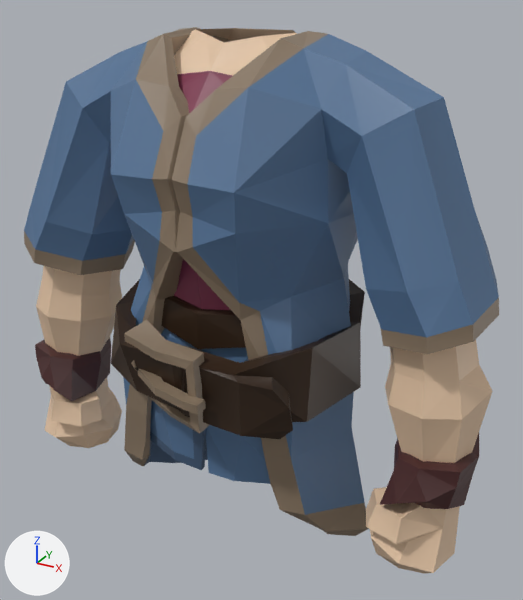
A saved change to the COLLADA model Models/Blend/Chestplate/UniqueOrientalRobe.dae.
The view is the same before and after, from a 50 mm camera at (3.48, -5.83, 7.26) aimed at (0.17, 0.19, 4.25). Lighting does not change. The marker at lower left points along +X, +Y and +Z.

In view in the first picture: 'Chestplate'.
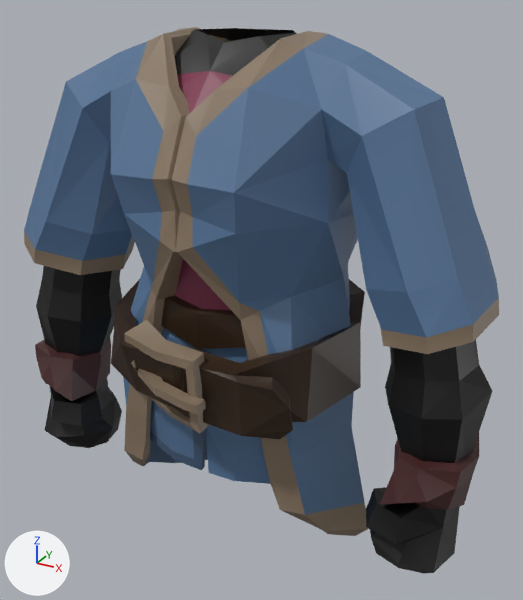
Boxes (x1, y1, x2, y2) around the edits, measured in the pictures (523 x 600 px):
```json
{"part": 1, "of": "me_untitled_007", "change": "recoloured", "before": [36, 28, 493, 574], "after": [36, 28, 493, 574], "on screen": "beige to black"}
```

The change, as JSON lines over the scene's bpy script:
```json
{"block": "me_untitled_007", "where": "me_untitled_007.from_pydata(...)  # 796 vertices, 1456 faces; spans x -2.6..2.6, y -1.3..1.36, z 1.38..6.87"}
{"block": "me_untitled_007", "where": "# used by ob_chestplate; location = (0.0, 0.0, 0.0)"}
{"block": "me_untitled_007", "change": "me_untitled_007 part 1: 280 faces centred in x -2.51..2.51, y -0.66..0.65, z 2.07..6.76 are repainted in the vertex colours; the middle colour goes from beige #e2c3a4 to black #000000"}
```
